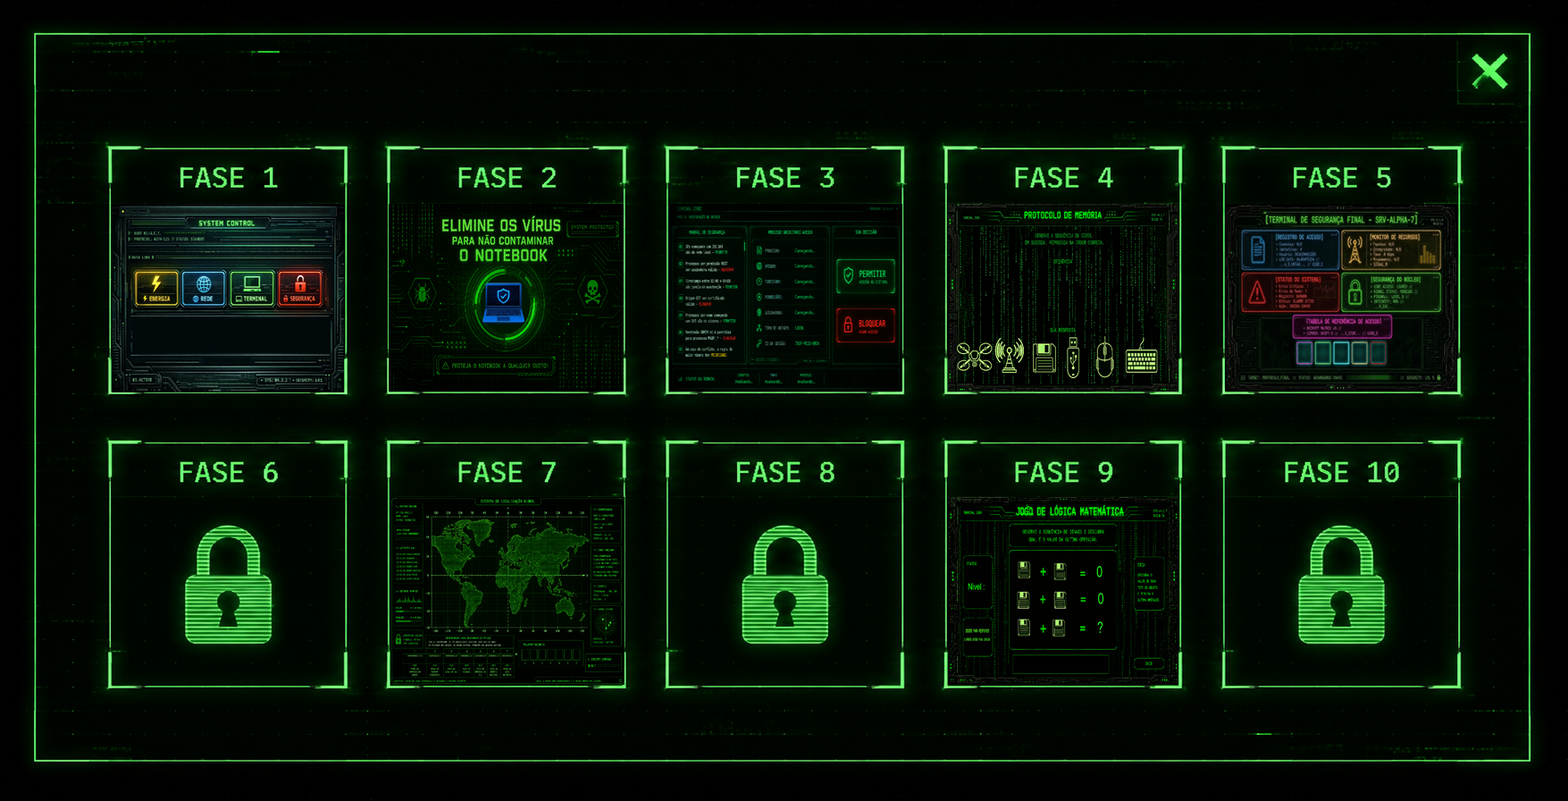
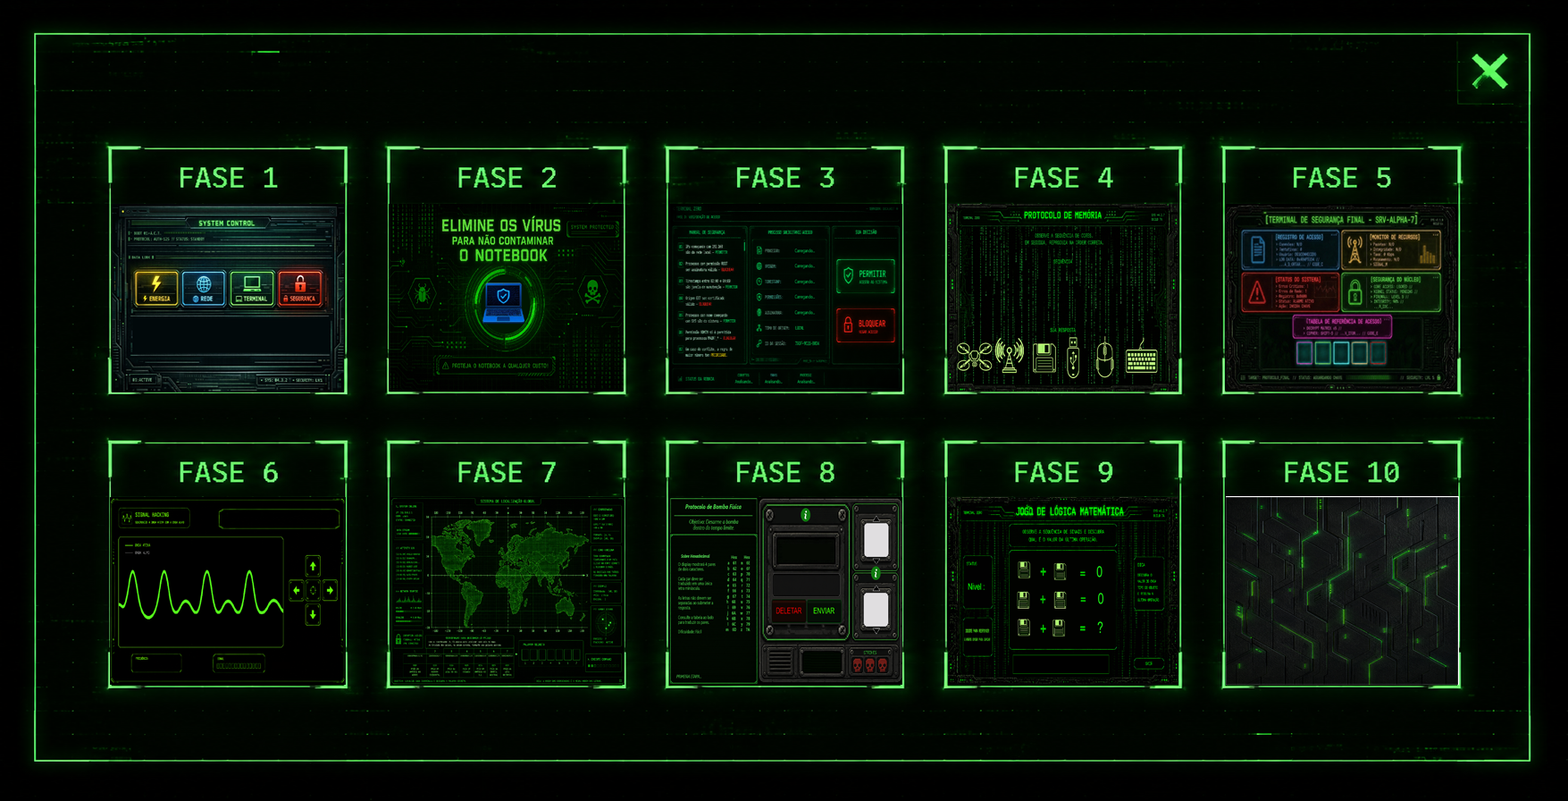
Layer changes from the first w=1568, h=801 image to the second:
removed layer "Camada 1" over [109, 495, 1459, 685]
added layer "Camada 3" above "Camada 4" over [669, 496, 903, 685]
added layer "Camada 4" over [109, 495, 1459, 685]